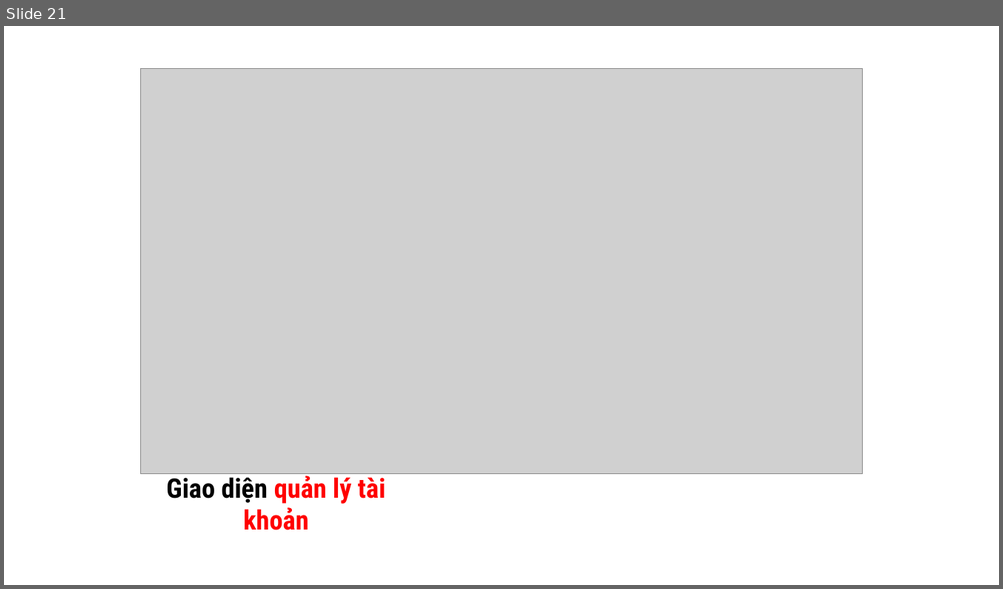
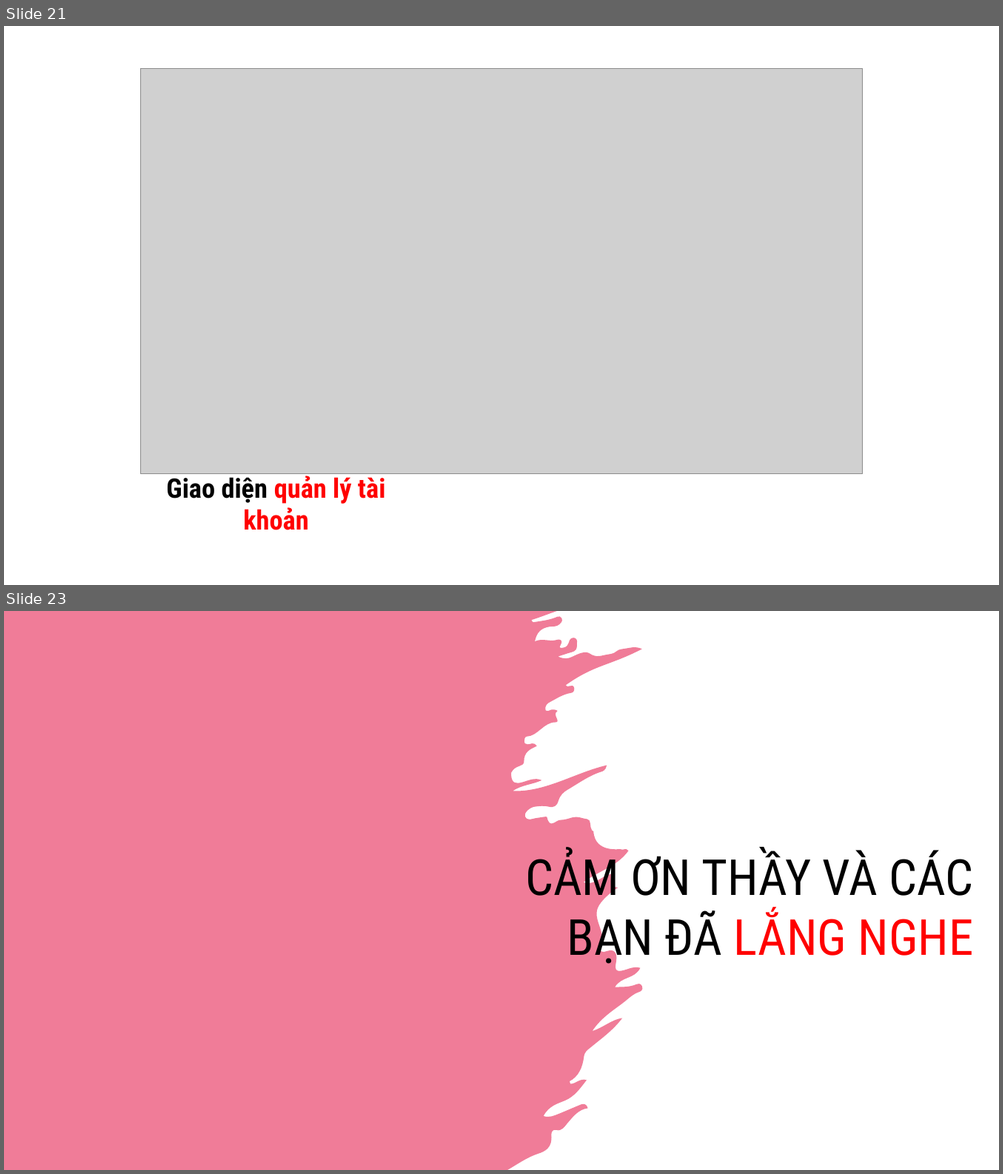
Before and after one commit to minhuy212/hooei, a slide deck: 4601104065_NguyenMinhHuy_ThuyetTrinh.pptx. Shown one above the other, each under a label of ours: slide 21 before the commit, slides 21 and 23 after it; the slides between them are not shown. The pictures are 1003x589 and 1003x1174 pixels, drawn with LibreOffice and Linux fonts; fonts in the diff are those of the drawing; grey boxes stand for pictures. Boxes give left, top, right and bottom in pixels: in the first picture for what was removed or moved away, otherwise in the second. Text is boxed around its words. In the diff, an @@ line names an element or a change of style, - is before the commit and + after.

```diff
--- a/4601104065_NguyenMinhHuy_ThuyetTrinh.pptx
+++ b/4601104065_NguyenMinhHuy_ThuyetTrinh.pptx
@@ slide 23 added at [4, 611, 999, 1170], background #FFFFFF @@
@@ freeform shape added at [4, 611, 643, 1170], fill #F07C98 @@
@@ text added at [525, 849, 973, 967], 48 pt, text #000000 @@
+CẢM ƠN THẦY VÀ CÁC BẠN ĐÃ LẮNG NGHE
```
Also in this commit, not shown: 1 other slide added.
